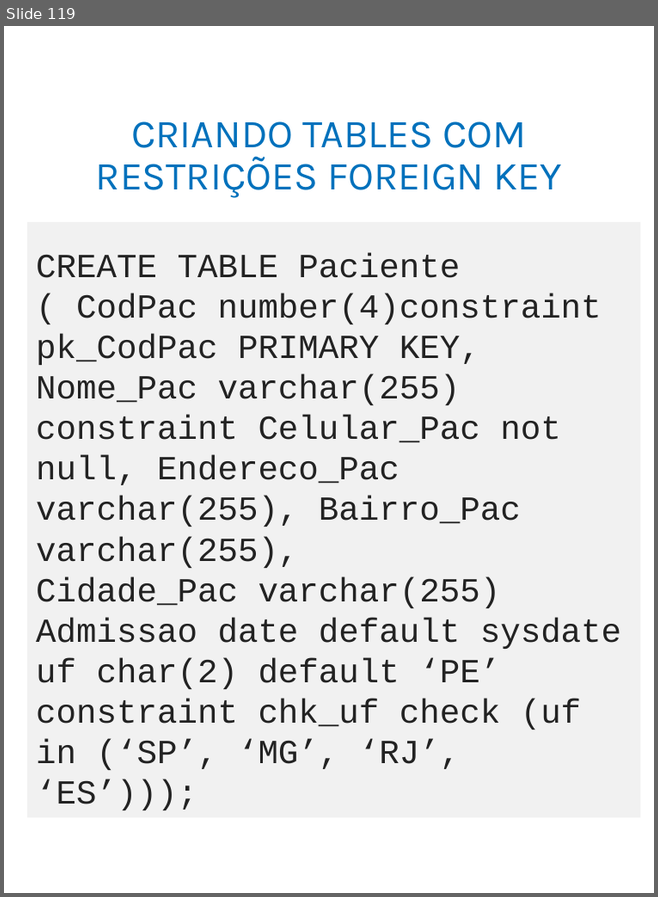
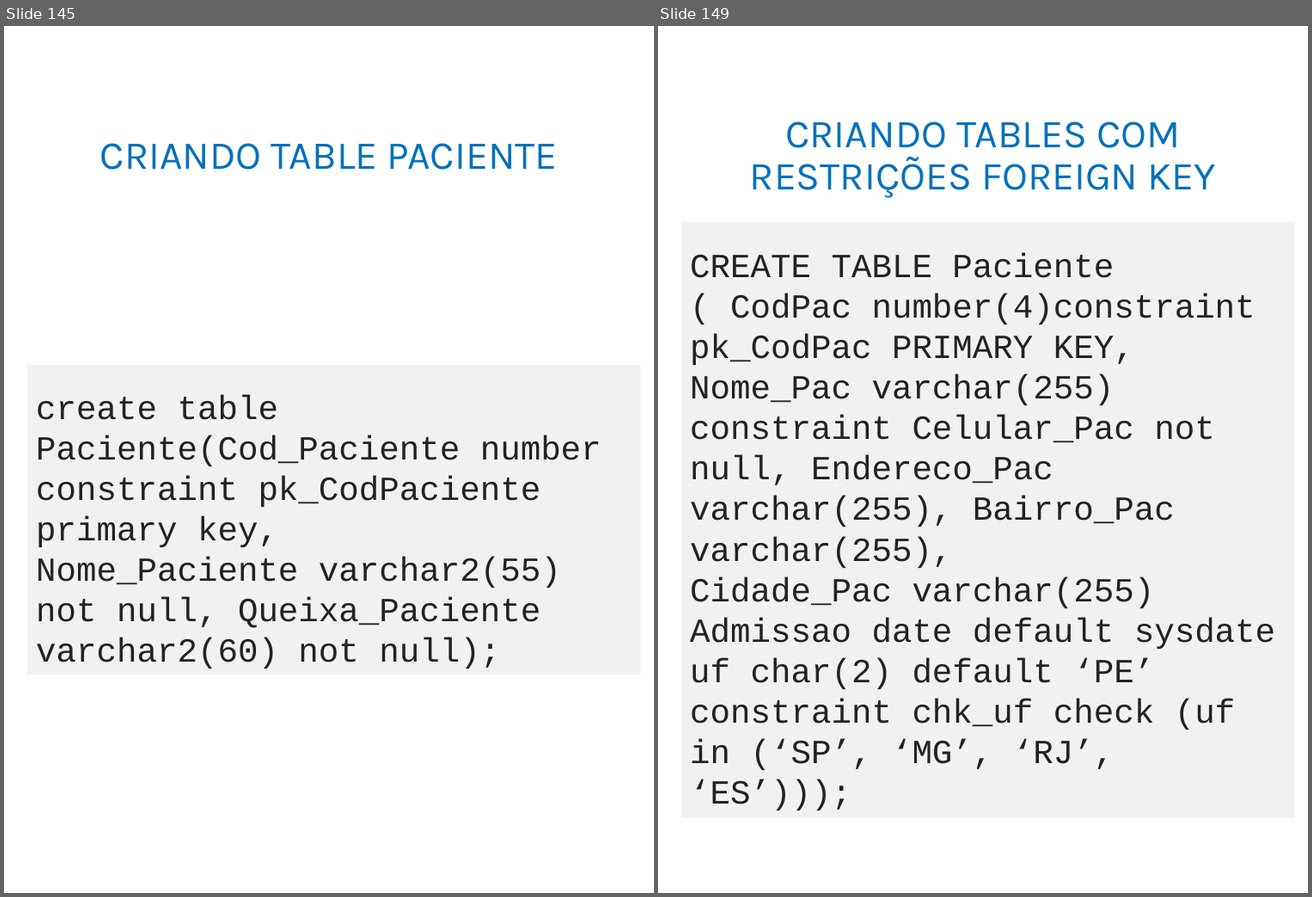
Before and after one commit to adilsonlopesoracle/BancodeDados_Olinda, a slide deck: BANCO DE DADOS_Atualizado.pptx. Shown side by side, each under a label of ours: slide 119 before the commit, slides 145 and 149 after it; the slides between them are not shown. The pictures are 658x897 and 1312x897 pixels, drawn with LibreOffice and Linux fonts; fonts in the diff are those of the drawing. Boxes give left, top, right and bottom in pixels: in the first picture for what was removed or moved away, otherwise in the second. Text is boxed around its words. In the diff, an @@ line names an element or a change of style, - is before the commit and + after.

```diff
--- a/BANCO DE DADOS_Atualizado.pptx
+++ b/BANCO DE DADOS_Atualizado.pptx
@@ slide 145 added at [4, 26, 654, 893], background #FFFFFF @@
@@ title added at [100, 143, 558, 170], 33 pt, text #0071BC @@
+CRIANDO TABLE PACIENTE
@@ rectangle added at [27, 365, 641, 674], fill #F1F1F1, 28 pt, text #222222 @@
+create table Paciente(Cod_Paciente number constraint pk_CodPaciente primary key,
+Nome_Paciente varchar2(55) not null, Queixa_Paciente varchar2(60) not null);
@@ what was slide 119 is now slide 149 @@
```
Also in this commit, not shown: 2 slides changed, 27 other slides added.
